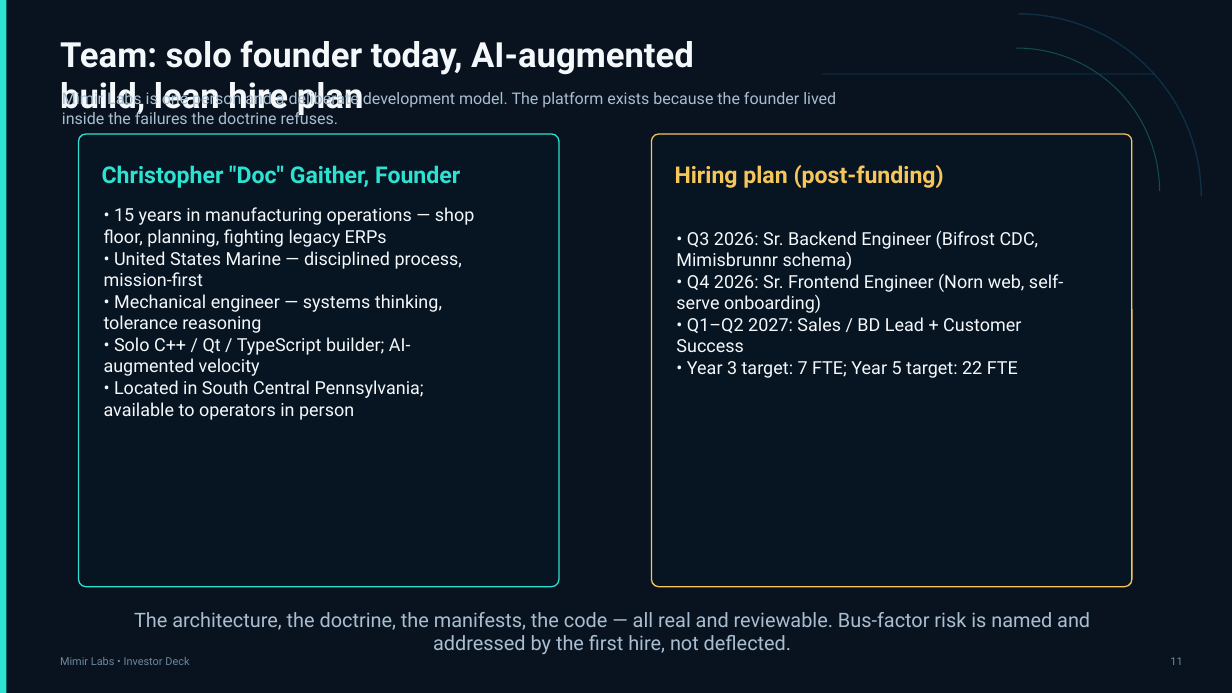
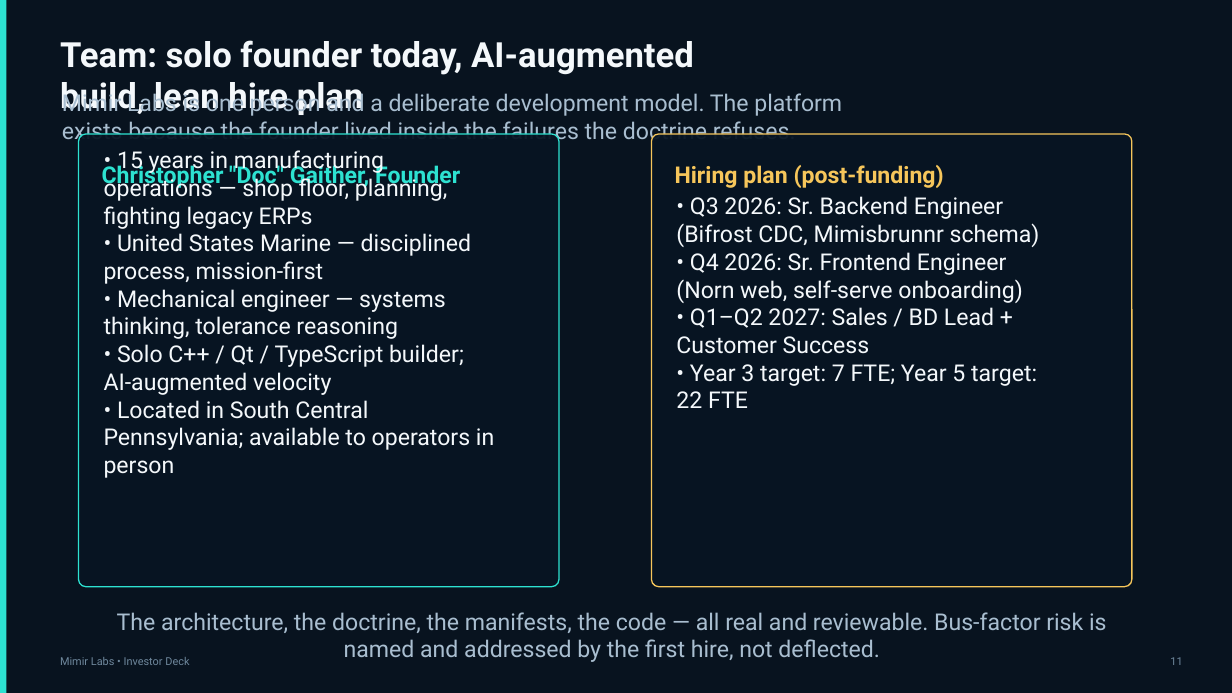
Before and after one commit to Mimir-Labs-LLC/docs, a slide deck: slide 11 of business/btfp/mimir_labs_investor_deck_rewrite_clean.pptx. Drawn at 1232x693 pixels with LibreOffice and Linux fonts; fonts in the diff are those of the drawing. Boxes give left, top, right and bottom in pixels: in the first picture for what was removed or moved away, otherwise in the second. Text is boxed around its words. In the diff, an @@ line names an element or a change of style, - is before the commit and + after.

```diff
--- a/business/btfp/mimir_labs_investor_deck_rewrite_clean.pptx
+++ b/business/btfp/mimir_labs_investor_deck_rewrite_clean.pptx
@@ arc (boxed as its full ellipse) removed at (x1=836, y1=14, x2=1202, y2=379) @@
@@ arc (boxed as its full ellipse) removed at (x1=873, y1=48, x2=1160, y2=335) @@
@@ text "Mimir Labs is one person ..." at (x1=62, y1=91, x2=842, y2=144): size 12.5 to 18 pt @@
@@ line removed from (823, 74) to (1155, 74) @@
@@ text "• 15 years in manufacturing ..." at (x1=104, y1=150, x2=494, y2=478): size 14 to 18 pt @@
@@ text "• Q3 2026: Sr. Backend ..." at (x1=676, y1=196, x2=1040, y2=408): size 14 to 18 pt @@
@@ text "The architecture, the doctrine, the ..." at (x1=117, y1=612, x2=1107, y2=662): size 15.5 to 18 pt @@
```
Also in this commit, not shown: 13 other slides changed.
